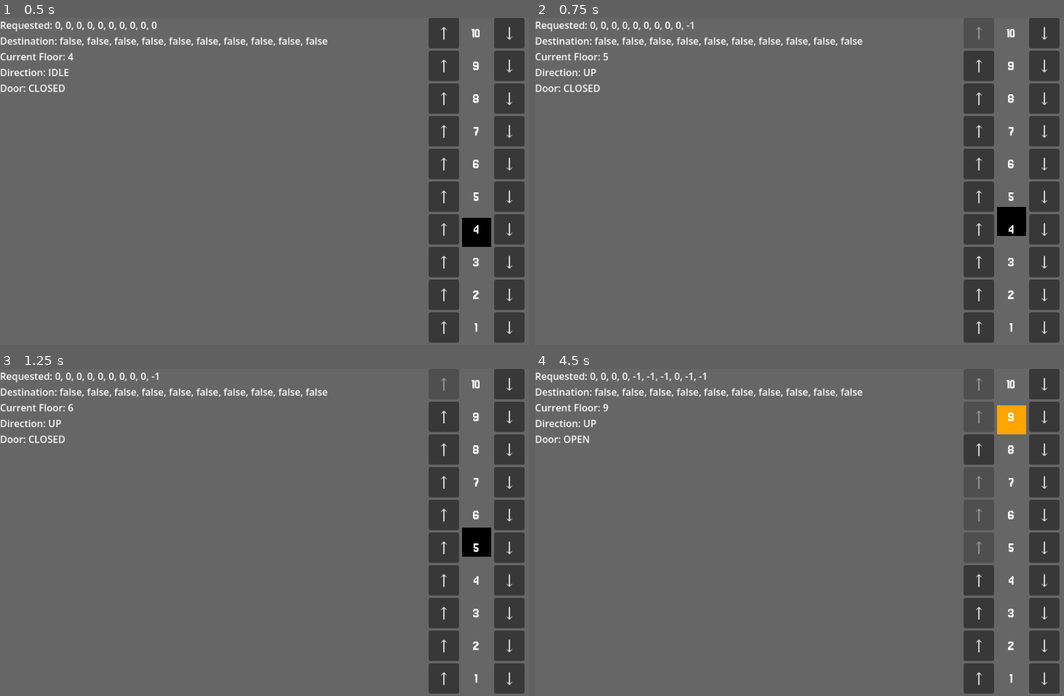
Above: before the commit, frames 1-4 (two rows, left to right).
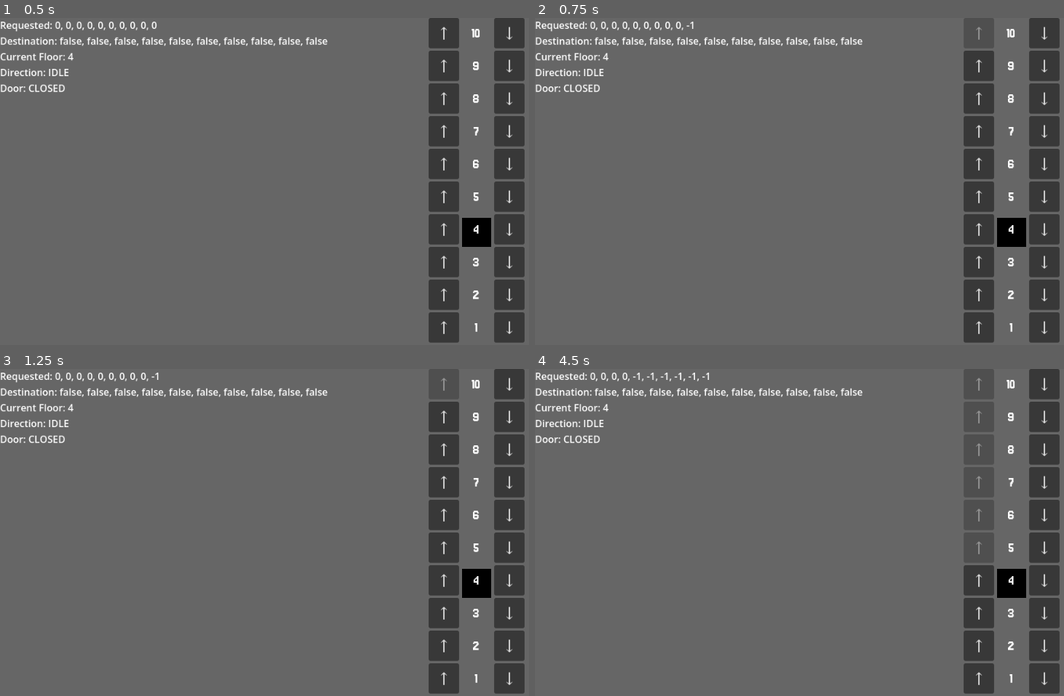
Above: after the commit, the same moments.

Repository: Victor-Wybenga/Elevator-Simulator
Game: Godot game, scene res://Scenes/main.tscn
The game is run twice, just before and just after one commit, with the same random seed, the same clock (stepped at 60 frames per second) and the same inputs.
Inputs:
- Up to frame 1 (0.5 s): no input
- Up to frame 2 (0.75 s): click "↑" at 0.5 s
- Up to frame 3 (1.25 s): no input
- Up to frame 4 (4.5 s): click "↑" at 1.25 s; click "↑" at 2 s; click "↑" at 2.75 s; click "↑" at 3.5 s; click "↑" at 4.25 s

Frame 1 is identical in both runs. In frame 2, 0.4% of the frame differs, in the area x 9-93%, y 10-70%; in frame 3, 1.0%; in frame 4, 1.2%, in the area x 6-93%, y 1-70%.

Commit message:
TODO: make up and down work at the same time

Diff:
--- a/Scenes/main.tscn
+++ b/Scenes/main.tscn
@@ -10,12 +10,11 @@
 [node name="Elevator" parent="." unique_id=670379961 instance=ExtResource("1_bo1nx")]
 position = Vector2(786, 354)
 
-[node name="ElevatorButtons" type="GridContainer" parent="." unique_id=921421354]
+[node name="ElevatorButtons" type="HBoxContainer" parent="." unique_id=1493701313]
 texture_filter = 1
 offset_left = 707.0
-offset_right = 960.0
+offset_right = 871.0
 offset_bottom = 536.0
-columns = 3
 script = ExtResource("2_8gbba")
 
 [node name="Queue" type="Label" parent="." unique_id=247635226]
--- a/Scripts/elevator.gd
+++ b/Scripts/elevator.gd
@@ -1,6 +1,4 @@
 extends StaticBody2D
-
-signal reached_floor(floor: int)
 
 enum Direction {
 	UP = -1,
@@ -15,12 +13,14 @@
 	CLOSING = 3
 }
 
+signal reached_floor(floor: int, direction: Direction)
+
 const SPEED: float = 100.0
 const FLOORS: int = 10
 @onready var BOUNDS: Vector2 = $CollisionShape2D.get_shape().get_rect().size
 
 var requested_floors: Array[Direction]
-var destination_floors: Array[bool]
+var destination_floors: Array[bool] #unused atm
 
 var current_floor: int
 var direction: Direction = Direction.IDLE
@@ -31,7 +31,7 @@
 	requested_floors.fill(Direction.IDLE)
 
 	destination_floors.resize(FLOORS)
-	destination_floors.fill(Direction.IDLE)
+	destination_floors.fill(false)
 
 func get_floor(y_position: float) -> int:
 	var height: float = get_viewport_rect().size.y
@@ -54,11 +54,19 @@
 		_: $ColorRect.color = Color.BLACK
 
 func closest_floor_direction() -> Direction:
-	var next_floor = requested_floors.find_custom(
-		func(x): return x != Direction.IDLE
-	) + 1
+	var next_floor: int = -1
+	var closest_distance: int = INF
+	for floor in range(1, FLOORS + 1):
+		if requested_floors.get(floor - 1) != Direction.IDLE:
+			var dist: int = abs(current_floor - floor)
+			if dist < closest_distance:
+				closest_distance = dist
+				next_floor = floor
+				break
 
-	if next_floor <= 0: # no floors
+	print(next_floor)
+
+	if next_floor == -1: # no floors
 		return Direction.IDLE
 	elif next_floor > current_floor:
 		return Direction.UP
@@ -67,21 +75,20 @@
 	else: # same floor
 		return Direction.IDLE
 
-func remaining_floors_in(dir: Direction, floor: int) -> bool:
+func remaining_floors_in(dir: Direction, from: int) -> bool:
 	match dir:
 		Direction.UP:
-			return not requested_floors.slice(floor - 1).all(
+			return not requested_floors.slice(from).all(
 				func(x): return x == Direction.IDLE
 			)
 		Direction.DOWN:
-			return not requested_floors.slice(0, floor - 1).all(
+			return not requested_floors.slice(0, from - 1).all(
 				func(x): return x == Direction.IDLE
 			)
-		_:
-			return false
+		_: return false
 
 func next_direction(floor: int) -> Direction:
-	if remaining_floors_in(direction, floor):
+	if direction != Direction.IDLE and remaining_floors_in(direction, floor):
 		return direction
 	else:
 		return closest_floor_direction()
@@ -92,10 +99,10 @@
 		) <= (SPEED * delta)
 
 	if on_floor \
-	and requested_floors[current_floor - 1] != Direction.IDLE \
-	and not (
-		remaining_floors_in(direction, current_floor)
-		and requested_floors[current_floor - 1] != direction
+	and requested_floors[current_floor - 1] != Direction.IDLE\
+	and (
+		not remaining_floors_in(direction, current_floor)
+		or requested_floors[current_floor - 1] == direction
 	):
 		self.position.y = get_floor_position(current_floor)
 		door = Door.OPEN
@@ -109,14 +116,13 @@
 		move(delta)
 
 func _on_timer_on_floor_timeout(floor: int) -> void:
-	reached_floor.emit(floor)
+	reached_floor.emit(floor, direction)
 	requested_floors[floor - 1] = Direction.IDLE
 	direction = next_direction(floor)
 	door = Door.CLOSED
-	#$"../DestinationFloorButtons".visible = true
 
-func _on_elevator_buttons_call_elevator(floor: int) -> void:
-	requested_floors[floor - 1] = Direction.UP
+func _on_elevator_buttons_call_elevator(floor: int, dir: Direction) -> void:
+	requested_floors[floor - 1] = dir
 	direction = next_direction(current_floor)
 
 #func _on_destination_floor_buttons_call_elevator(floor: int) -> void:
--- a/Scripts/make_call_buttons.gd
+++ b/Scripts/make_call_buttons.gd
@@ -1,9 +1,19 @@
 @tool
-extends GridContainer
+extends HBoxContainer
+
+enum Direction {
+	UP = -1,
+	IDLE = 0,
+	DOWN = 1,
+}
 
 @onready var font = load("res://Assets/font.ttf")
 
-signal call_elevator(floor: int)
+var up_buttons = VBoxContainer.new()
+var down_buttons = VBoxContainer.new()
+var floor_labels = VBoxContainer.new()
+
+signal call_elevator(floor: int, direction: Direction)
 
 # Called when the node enters the scene tree for the first time.
 func _ready() -> void:
@@ -13,8 +23,8 @@
 		up.text = "\u2191"
 		up.add_theme_font_override("font", font)
 		up.add_theme_font_size_override("font_size", 25)
-		up.pressed.connect(_on_button_pressed.bind(10 - floor))
-		self.add_child(up)
+		up.pressed.connect(_on_button_pressed.bind(10 - floor, Direction.UP))
+		up_buttons.add_child(up)
 
 		var text: Label = Label.new()
 		text.custom_minimum_size = Vector2(50, 50)
@@ -23,19 +33,27 @@
 		text.vertical_alignment = VERTICAL_ALIGNMENT_CENTER
 		text.add_theme_font_override("font", font)
 		text.add_theme_font_size_override("font_size", 25)
-		self.add_child(text)
+		floor_labels.add_child(text)
 
 		var down: Button = Button.new()
 		down.custom_minimum_size = Vector2(50, 50)
 		down.text = "\u2193"
 		down.add_theme_font_override("font", font)
 		down.add_theme_font_size_override("font_size", 25)
-		#down.pressed.connect(_on_button_pressed.bind(10 - floor))
-		self.add_child(down)
+		down.pressed.connect(_on_button_pressed.bind(10 - floor, Direction.DOWN))
+		down_buttons.add_child(down)
 
-func _on_button_pressed(floor: int) -> void:
-	self.get_child(3 * (10 - floor)).disabled = true
-	call_elevator.emit(floor)
+	self.add_child(up_buttons)
+	self.add_child(floor_labels)
+	self.add_child(down_buttons)
 
-func _on_elevator_reached_floor(floor: int) -> void:
-	self.get_child(3 * (10 - floor)).disabled = false
+func _on_button_pressed(floor: int, direction: Direction) -> void:
+	match direction:
+		Direction.UP: self.up_buttons.get_child(10 - floor).disabled = true
+		Direction.DOWN: self.down_buttons.get_child(10 - floor).disabled = true
+	call_elevator.emit(floor, direction)
+
+func _on_elevator_reached_floor(floor: int, direction: Direction) -> void:
+	match direction:
+		Direction.UP: self.up_buttons.get_child(10 - floor).disabled = false
+		Direction.DOWN: self.down_buttons.get_child(10 - floor).disabled = false
